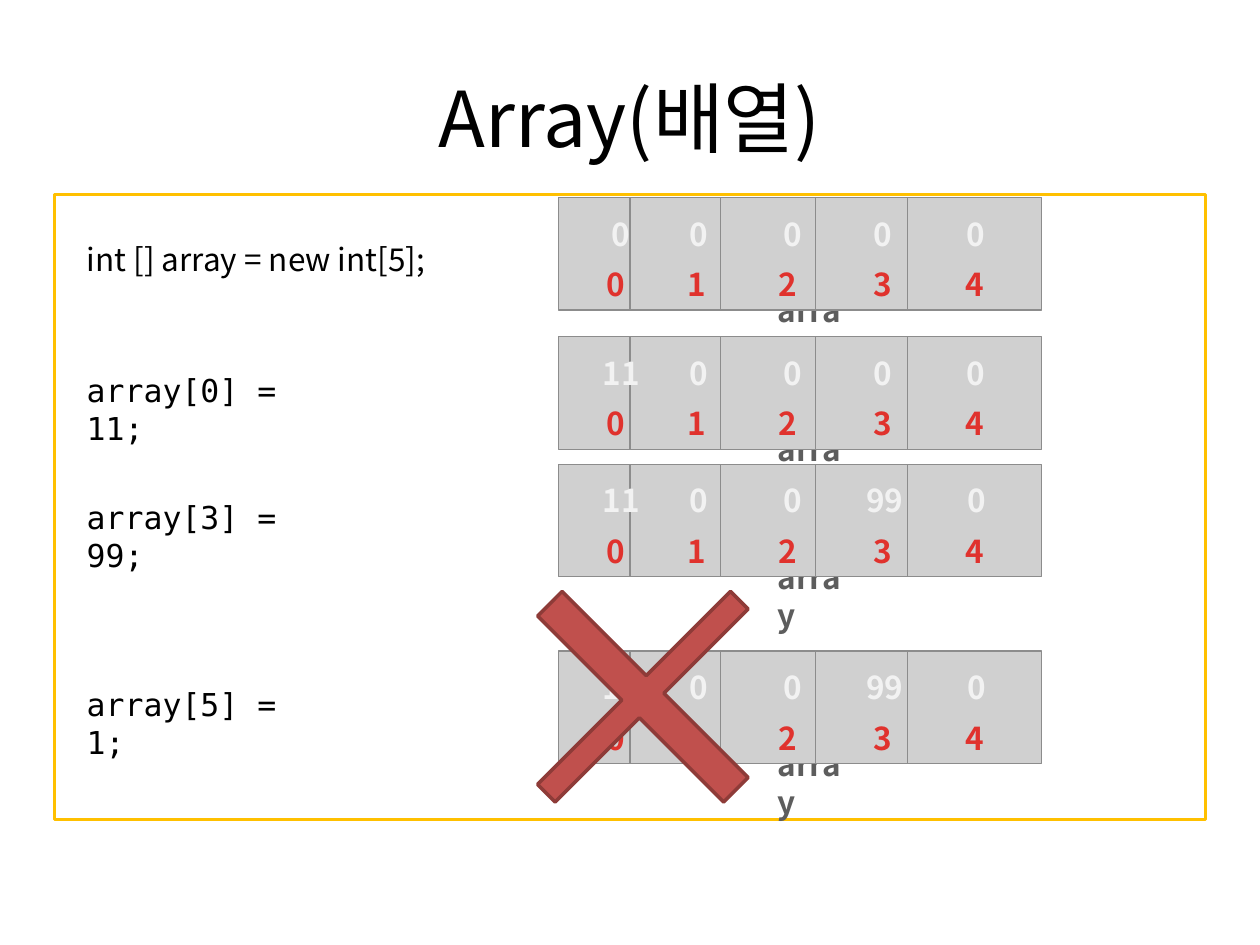
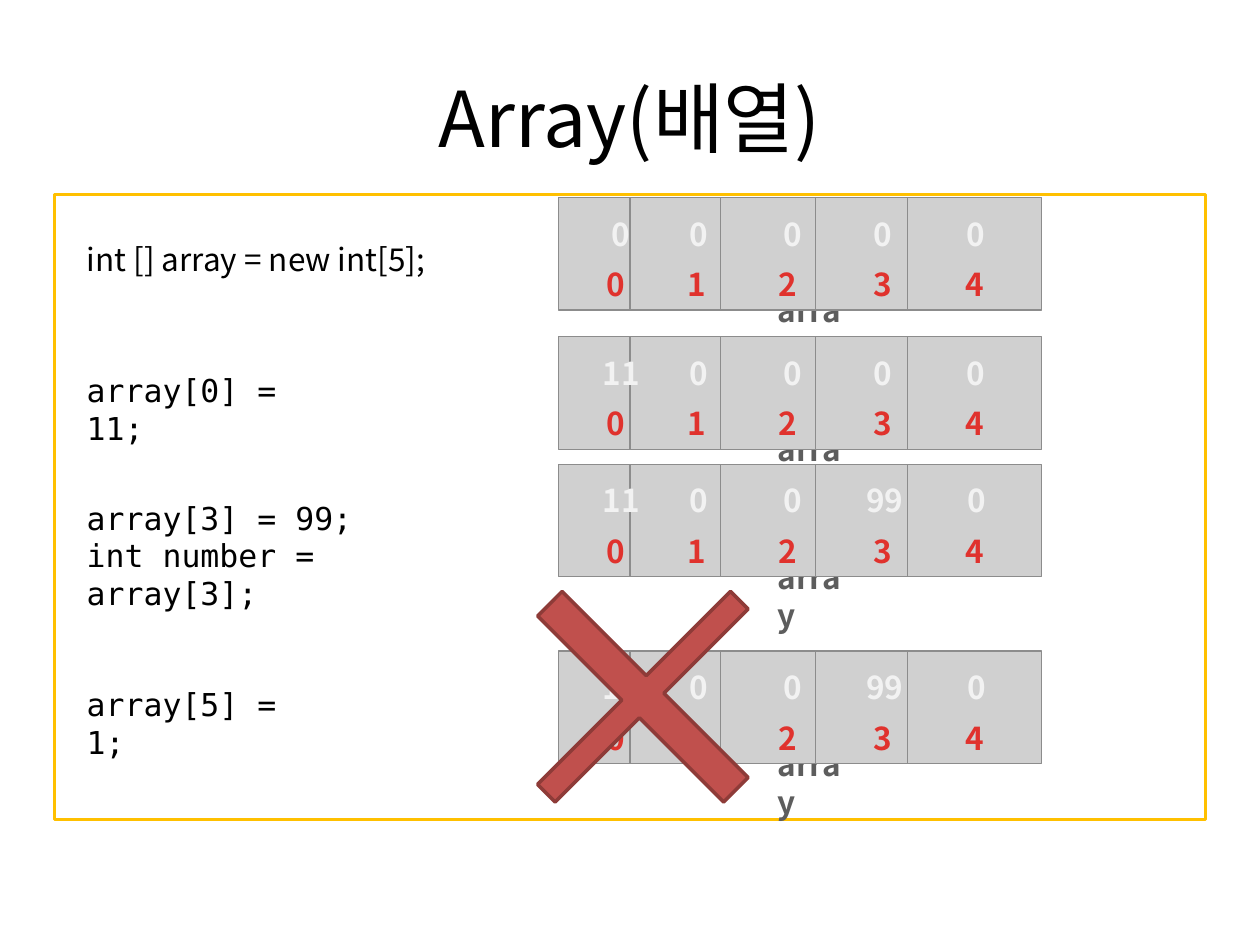
Before and after one commit to terdong/JavaStudyForAcademyStudent2, a slide deck: slide 2 of ppt/day6.pptx. Drawn at 1260x945 pixels with LibreOffice and Linux fonts; fonts in the diff are those of the drawing; grey boxes stand for pictures. Boxes give left, top, right and bottom in pixels: in the first picture for what was removed or moved away, otherwise in the second. Text is boxed around its words. In the diff, an @@ line names an element or a change of style, - is before the commit and + after.

```diff
--- a/ppt/day6.pptx
+++ b/ppt/day6.pptx
@@ text at bbox=[87, 543, 277, 612]: paragraph added @@
+int number = array[3];
```
Also in this commit, not shown: 4 other files.
